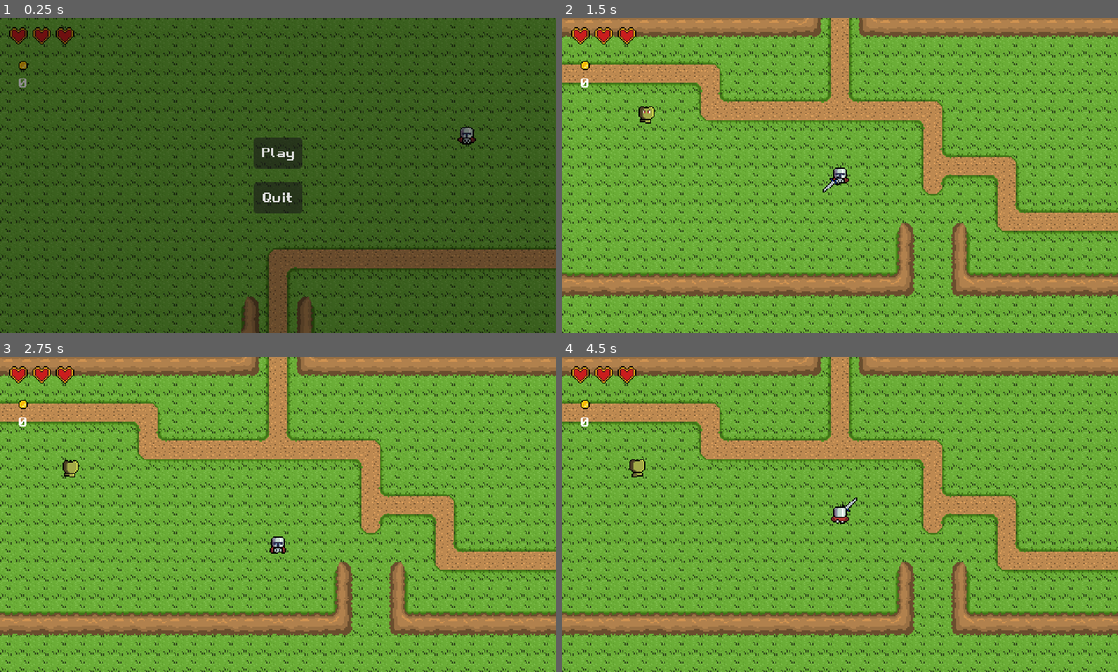
Above: before the commit, frames 1-4 (two rows, left to right).
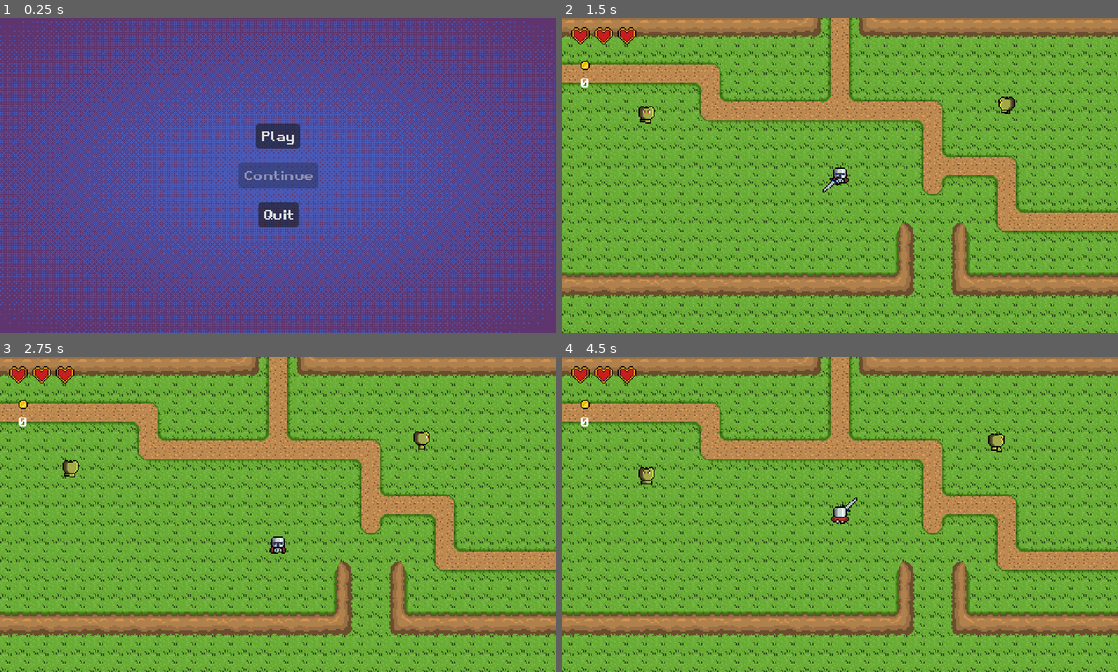
Above: after the commit, the same moments.

Repository: MAtaur00/adventure-game
Game: Godot game, scene res://Scenes/UI/main_menu.tscn
Same seed, same stepped clock (60 frames per second), same inputs: the game is played once before the commit and once after it.
Inputs (mouse positions are in pixels of both pictures, inside the frame that each line leads up to):
- Up to frame 1 (0.25 s): no input
- Up to frame 2 (1.5 s): click "Play" at 0.5 s; move the mouse to (962, 159) at 1.27 s; press the mouse at (962, 159) at 1.28 s; hold T (menu_right) from 1.28 s (still down)
- Up to frame 3 (2.75 s): move the mouse to (166, 530) at 2.02 s; release T (menu_right) at 2.03 s; release the mouse at (166, 530) at 2.03 s; hold S (moveDown) from 2.03 s (still down); click (166, 530) at 2.1 s
- Up to frame 4 (4.5 s): move the mouse to (895, 445) at 2.77 s; release S (moveDown) at 2.78 s; press the mouse at (895, 445) at 2.78 s; hold T (menu_right) 2.78-3.53 s; move the mouse to (812, 577) at 3.52 s; release the mouse at (812, 577) at 3.53 s; hold W (moveUp) 3.53-4.28 s; click (812, 577) at 3.6 s; move the mouse to (1006, 561) at 4.27 s; press the mouse at (1006, 561) at 4.28 s; hold R (menu_left) from 4.28 s (still down)

The runs differ from the first frame. In frame 1, 100% of the frame differs, in the area x 0-100%, y 0-100%; in frame 2, 0.1%; in frame 3, 0.1%; in frame 4, 0.4%.

Commit message:
update
- main menu bg
- save manager added
- save game/load game added

Diff:
--- a/Player/Scripts/player.gd
+++ b/Player/Scripts/player.gd
@@ -31,7 +31,6 @@
 @export var sword_scene: PackedScene
 
 @onready var game_controller: GameController = get_node("/root/Main/GameController")
-
 
 var knockback_velocity: Vector2 = Vector2.ZERO
 var knockback_decay: float = 500.0
--- a/Player/Scripts/transition_camera.gd
+++ b/Player/Scripts/transition_camera.gd
@@ -17,8 +17,6 @@
 	cur_screen = (get_parent().global_position / SCREEN_SIZE).floor()
 	global_position = cur_screen * SCREEN_SIZE + SCREEN_SIZE * 0.5
 	initialized = true
-
-	_update_screen(cur_screen)
 
 
 func _physics_process(delta):
@@ -50,6 +48,11 @@
 
 	pan_tween.finished.connect(func(): pan_finished.emit())
 
+func snap_to_position(world_position: Vector2) -> void:
+	initialized = false
+	cur_screen = (world_position / SCREEN_SIZE).floor()
+	global_position = cur_screen * SCREEN_SIZE + SCREEN_SIZE * 0.5
+	initialized = true
 
 func _process(delta: float) -> void:
 	pass
--- a/Scenes/MainScene.tscn
+++ b/Scenes/MainScene.tscn
@@ -29,8 +29,12 @@
 [node name="GreenApple" parent="." instance=ExtResource("6_5qxwa")]
 position = Vector2(84, 69)
 
+[node name="GreenApple2" parent="." instance=ExtResource("6_5qxwa")]
+position = Vector2(402, 77)
+
 [node name="CanvasLayer" parent="." instance=ExtResource("7_xc4hf")]
 
 [node name="CoinUI" parent="." instance=ExtResource("8_6rnll")]
 
 [node name="PauseMenu" parent="." instance=ExtResource("9_enc0b")]
+visible = false
--- a/Scenes/UI/coin_ui.tscn
+++ b/Scenes/UI/coin_ui.tscn
@@ -27,6 +27,5 @@
 layout_mode = 2
 theme_override_fonts/font = ExtResource("2_3rx6r")
 theme_override_font_sizes/font_size = 11
-text = "0"
 horizontal_alignment = 1
 vertical_alignment = 1
--- a/Scenes/UI/main_menu.tscn
+++ b/Scenes/UI/main_menu.tscn
@@ -1,12 +1,12 @@
 [gd_scene load_steps=5 format=3 uid="uid://bs4o3316i44uw"]
 
 [ext_resource type="FontFile" uid="uid://de7lh2be6ct14" path="res://Assets/UI/Retro Gaming.ttf" id="1_5wsvm"]
-[ext_resource type="Texture2D" uid="uid://c4fi88mxqhn8p" path="res://Assets/UI/bg.jpg" id="1_i2xx2"]
 [ext_resource type="Script" uid="uid://d4lg24twskh17" path="res://Scripts/UI/main_menu.gd" id="1_o14dv"]
+[ext_resource type="Texture2D" uid="uid://bhlq7kbf5o11o" path="res://Assets/UI/background.png" id="2_o14dv"]
 
 [sub_resource type="StyleBoxTexture" id="StyleBoxTexture_5wsvm"]
-texture = ExtResource("1_i2xx2")
-modulate_color = Color(0.55029315, 0.5502932, 0.55029315, 1)
+texture = ExtResource("2_o14dv")
+modulate_color = Color(0.80616075, 0.80616075, 0.8061606, 1)
 
 [node name="MainMenu" type="Control"]
 layout_mode = 3
@@ -43,17 +43,28 @@
 
 [node name="PlayButton" type="Button" parent="VBoxContainer"]
 layout_mode = 2
+size_flags_horizontal = 4
 size_flags_vertical = 3
 theme_override_fonts/font = ExtResource("1_5wsvm")
 theme_override_font_sizes/font_size = 11
 text = "Play"
 
+[node name="ContinueButton" type="Button" parent="VBoxContainer"]
+layout_mode = 2
+size_flags_horizontal = 4
+size_flags_vertical = 3
+theme_override_fonts/font = ExtResource("1_5wsvm")
+theme_override_font_sizes/font_size = 11
+text = "Continue"
+
 [node name="QuitButton" type="Button" parent="VBoxContainer"]
 layout_mode = 2
+size_flags_horizontal = 4
 size_flags_vertical = 3
 theme_override_fonts/font = ExtResource("1_5wsvm")
 theme_override_font_sizes/font_size = 11
 text = "Quit"
 
 [connection signal="pressed" from="VBoxContainer/PlayButton" to="." method="_on_play_button_pressed"]
+[connection signal="pressed" from="VBoxContainer/ContinueButton" to="." method="_on_continue_button_pressed"]
 [connection signal="pressed" from="VBoxContainer/QuitButton" to="." method="_on_quit_button_pressed"]
--- a/Scenes/UI/pause_menu.tscn
+++ b/Scenes/UI/pause_menu.tscn
@@ -358,6 +358,20 @@
 theme_override_constants/separation = 10
 alignment = 1
 
+[node name="SaveButton" type="Button" parent="SystemScreen/VBoxContainer"]
+layout_mode = 2
+size_flags_horizontal = 4
+theme_override_fonts/font = ExtResource("2_8rf44")
+theme_override_font_sizes/font_size = 11
+text = "Save Game"
+
+[node name="LoadButton" type="Button" parent="SystemScreen/VBoxContainer"]
+layout_mode = 2
+size_flags_horizontal = 4
+theme_override_fonts/font = ExtResource("2_8rf44")
+theme_override_font_sizes/font_size = 11
+text = "Load Game"
+
 [node name="MainMenuButton" type="Button" parent="SystemScreen/VBoxContainer"]
 layout_mode = 2
 size_flags_horizontal = 4
@@ -372,5 +386,7 @@
 theme_override_font_sizes/font_size = 11
 text = "Quit"
 
+[connection signal="pressed" from="SystemScreen/VBoxContainer/SaveButton" to="." method="_on_save_button_pressed"]
+[connection signal="pressed" from="SystemScreen/VBoxContainer/LoadButton" to="." method="_on_load_button_pressed"]
 [connection signal="pressed" from="SystemScreen/VBoxContainer/MainMenuButton" to="." method="_on_main_menu_button_pressed"]
 [connection signal="pressed" from="SystemScreen/VBoxContainer/QuitButton" to="." method="_on_quit_button_pressed"]
--- a/Scripts/Collectibles/coin.gd
+++ b/Scripts/Collectibles/coin.gd
@@ -13,7 +13,6 @@
 		.set_trans(Tween.TRANS_BACK)\
 		.set_ease(Tween.EASE_OUT)
 
-	# Make collision shape match sprite size
 	if $CollisionShape2D.shape is CircleShape2D:
 		$CollisionShape2D.shape.radius *= 0.5
 
--- a/Scripts/UI/coin_ui.gd
+++ b/Scripts/UI/coin_ui.gd
@@ -5,8 +5,12 @@
 
 var coin_count: int = 0
 
+func _ready() -> void:
+	coin_label.text = str(coin_count)
+
 func set_coins(amount: int) -> void:
 	coin_count = amount
+	print(coin_count)
 	coin_label.text = str(coin_count)
 
 func add_coins(amount: int) -> void:
--- a/Scripts/UI/main_menu.gd
+++ b/Scripts/UI/main_menu.gd
@@ -3,6 +3,9 @@
 
 @export var game_scene_path: String = "res://Scenes/MainScene.tscn"
 
+
+func _ready():
+	$VBoxContainer/ContinueButton.disabled = not SaveManager.has_save()
 
 func _on_play_button_pressed() -> void:
 	get_tree().change_scene_to_file(game_scene_path)
@@ -10,3 +13,7 @@
 
 func _on_quit_button_pressed() -> void:
 	get_tree().quit()
+
+
+func _on_continue_button_pressed() -> void:
+	await SaveManager.load_game()
--- a/Scripts/UI/pause_menu.gd
+++ b/Scripts/UI/pause_menu.gd
@@ -100,3 +100,26 @@
 
 func _on_quit_button_pressed() -> void:
 	get_tree().quit()
+
+
+func _on_load_button_pressed() -> void:
+	await SaveManager.load_game()
+
+func load_game():
+	if not SaveManager.has_save():
+		return
+
+	var data = await SaveManager.load_game()
+
+	get_tree().paused = false
+	get_tree().change_scene_to_file(data.scene)
+
+	await get_tree().process_frame
+
+	var player = get_tree().current_scene.get_node("Player")
+	player.global_position = data.player_position
+	player.health = data.health
+
+
+func _on_save_button_pressed() -> void:
+	SaveManager._on_save_button_pressed()
--- /dev/null
+++ b/Scripts/save_manager.gd
@@ -0,0 +1,51 @@
+extends Node
+
+const SAVE_PATH := "user://savegame.save"
+@export var main_scene_path: String = "res://Scenes/MainScene.tscn"
+
+func has_save() -> bool:
+	return FileAccess.file_exists(SAVE_PATH)
+
+func save_game(data: Dictionary) -> void:
+	var file = FileAccess.open(SAVE_PATH, FileAccess.WRITE)
+	file.store_var(data)
+	file.close()
+
+func _on_save_button_pressed() -> void:
+	var player = get_tree().current_scene.get_node("Player")
+	var coinUI = get_tree().current_scene.get_node("CoinUI")
+
+	var save_data := {
+		"scene": get_tree().current_scene.scene_file_path,
+		"player_position": player.global_position,
+		"health": player.health.current_health,
+		"coins": coinUI.coin_count
+	}
+	SaveManager.save_game(save_data)
+
+func load_save_data() -> Dictionary:
+	if not has_save():
+		return {}
+	var file = FileAccess.open(SAVE_PATH, FileAccess.READ)
+	var data = file.get_var()
+	file.close()
+	return data
+
+func load_game():
+	if not has_save():
+		return
+
+	var data = load_save_data()
+
+	get_tree().paused = false
+	get_tree().change_scene_to_file(data.scene)
+
+	await get_tree().scene_changed
+
+	var player = get_tree().current_scene.get_node("Player")
+	var coinUI = get_tree().current_scene.get_node("CoinUI")
+	var camera = player.get_node("Camera2D")
+	player.global_position = data.player_position
+	player.health.current_health = data.health
+	coinUI.add_coins(data.coins)
+	camera.snap_to_position(player.global_position)
--- a/project.godot
+++ b/project.godot
@@ -18,6 +18,7 @@
 [autoload]
 
 GlobalHitstop="*res://Scripts/global_hitstop.gd"
+SaveManager="*res://Scripts/save_manager.gd"
 
 [display]
 
Binary file added: Assets/UI/background.png
Not shown, changed: Assets/UI/background.png.import
Binary file removed: Assets/UI/bg.jpg
Not shown, added: Scripts/save_manager.gd.uid
